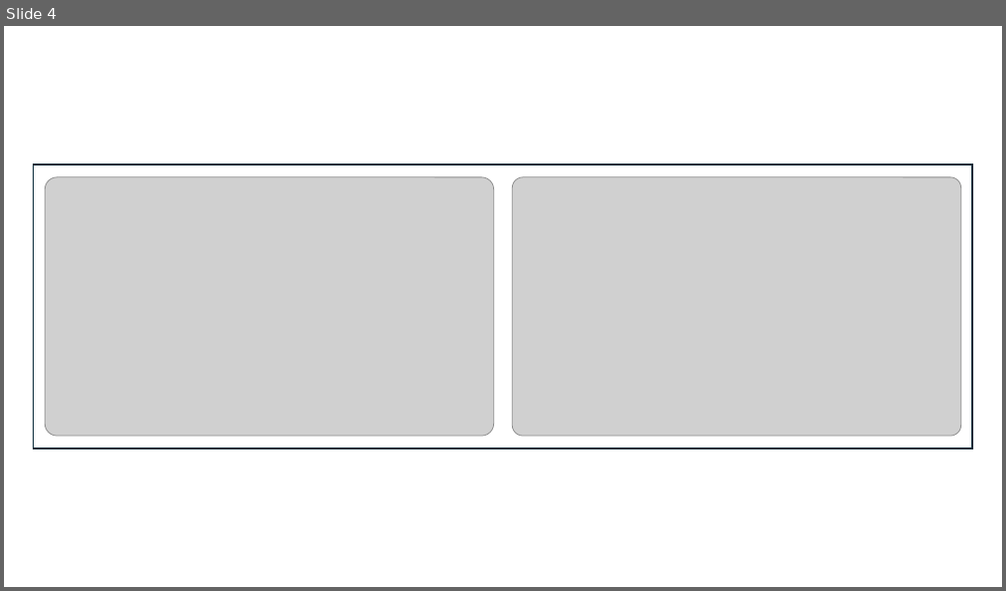
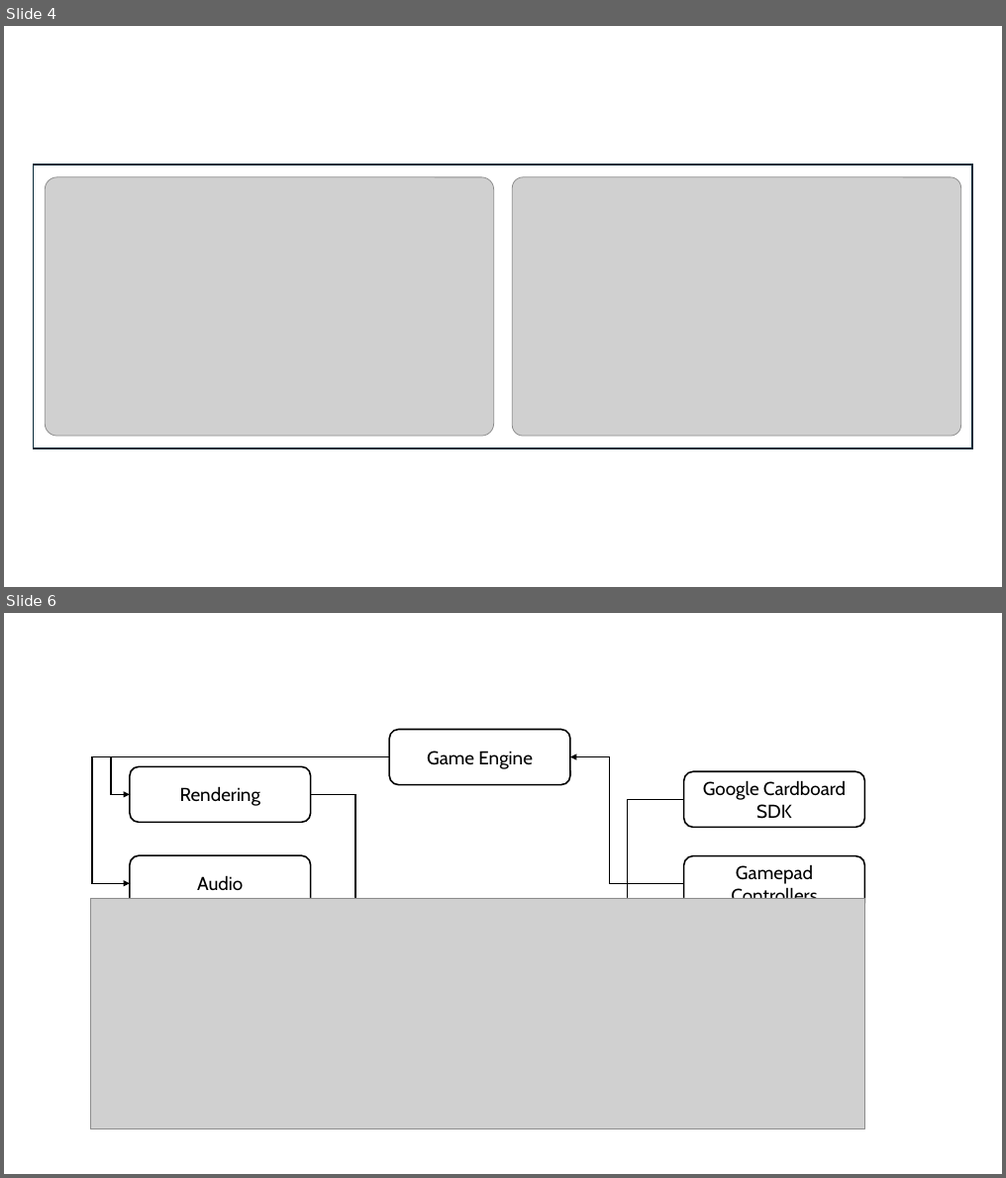
Before and after one commit to ShrutiSabbanii/VRHorror, a slide deck: SRS.pptx. Shown one above the other, each under a label of ours: slide 4 before the commit, slides 4 and 6 after it; the slides between them are not shown. The pictures are 1006x591 and 1006x1178 pixels, drawn with LibreOffice and Linux fonts; fonts in the diff are those of the drawing; grey boxes stand for pictures. Boxes give left, top, right and bottom in pixels: in the first picture for what was removed or moved away, otherwise in the second. Text is boxed around its words. In the diff, an @@ line names an element or a change of style, - is before the commit and + after.

```diff
--- a/SRS.pptx
+++ b/SRS.pptx
@@ slide 6 added at bbox=[4, 613, 1002, 1174], background #FFFFFF @@
@@ rounded rectangle added at bbox=[389, 729, 570, 784], outline #000000 1.5 pt, 18 pt, text #000000 @@
+Game Engine
@@ elbow arrow added from (389, 758) to (130, 883), #000000 1.5 pt @@
@@ elbow arrow added from (389, 758) to (130, 795), #000000 1.5 pt @@
@@ elbow arrow added from (684, 884) to (570, 758), #000000 1.5 pt @@
@@ rounded rectangle added at bbox=[130, 766, 311, 822], outline #000000 1.5 pt, 18 pt, text #000000 @@
+Rendering
@@ rounded rectangle added at bbox=[684, 771, 865, 827], outline #000000 1.5 pt, 18 pt, text #000000 @@
+Google Cardboard SDK
@@ elbow arrow added from (311, 795) to (389, 932), #000000 1.5 pt @@
@@ elbow arrow added from (684, 799) to (570, 932), #000000 1.5 pt @@
@@ rounded rectangle added at bbox=[130, 856, 311, 911], outline #000000 1.5 pt, 18 pt, text #000000 @@
+Audio
@@ rounded rectangle added at bbox=[684, 857, 865, 912], outline #000000 1.5 pt, 18 pt, text #000000 @@
+Gamepad Controllers
@@ picture added at bbox=[90, 898, 865, 1130] @@
```
Also in this commit, not shown: 1 slide changed, 1 other slide added, 4 slides removed.
